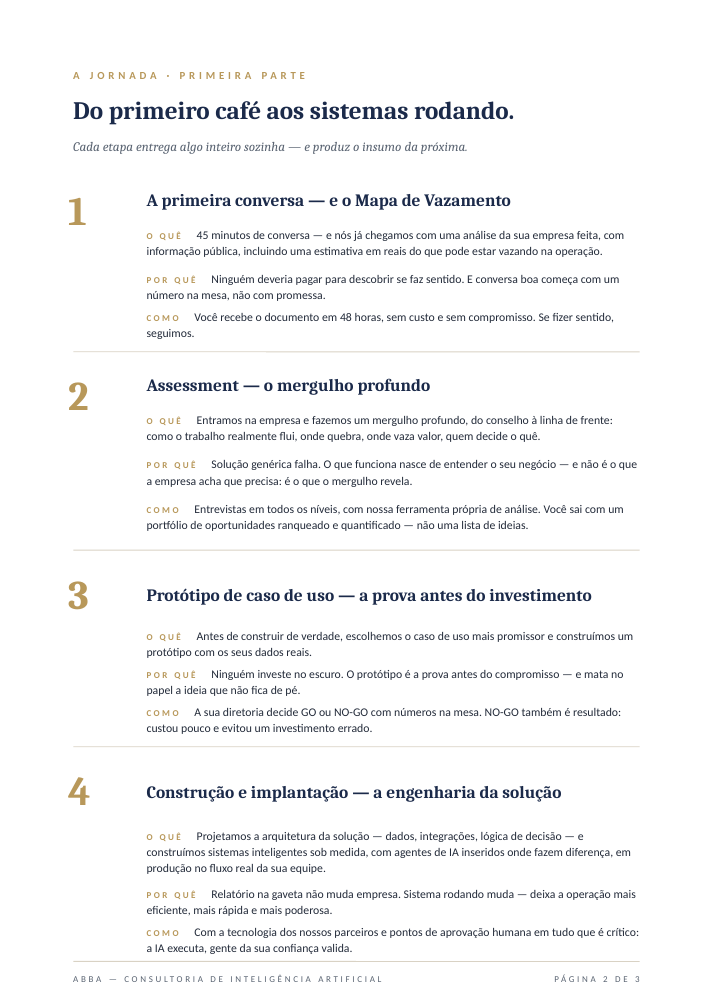
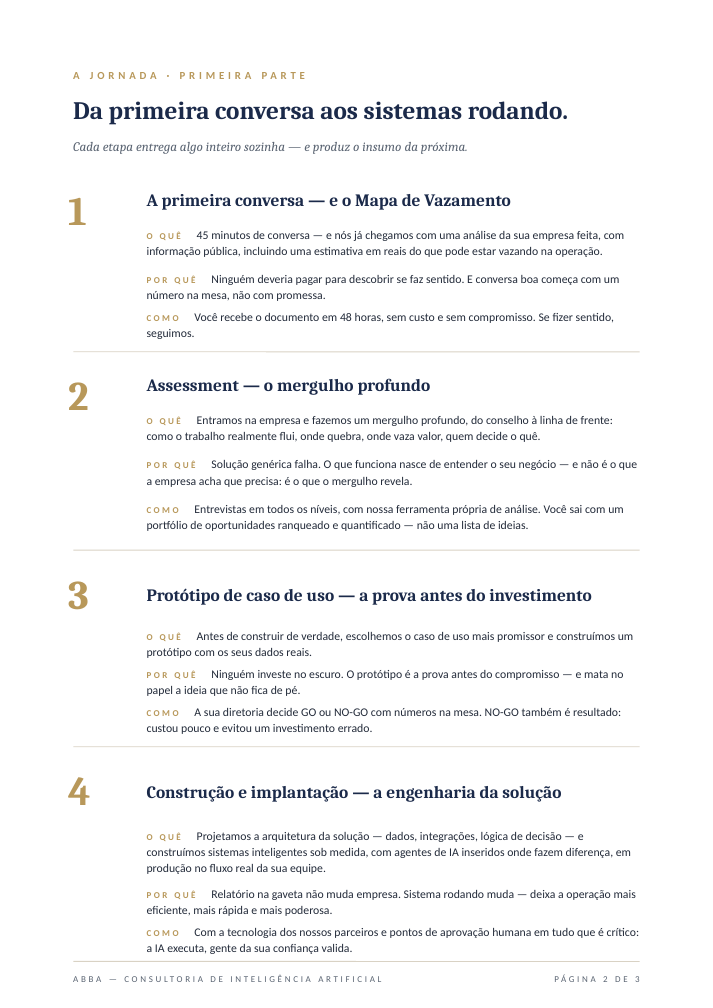
Before and after one commit to DanielMoraesCoca/abba-ops, a slide deck: slide 2 of 08-materiais/modelos/abba-apresentacao.pptx. Drawn at 713x1008 pixels with LibreOffice and Linux fonts; fonts in the diff are those of the drawing. Boxes give left, top, right and bottom in pixels: in the first picture for what was removed or moved away, otherwise in the second. Text is boxed around its words. In the diff, an @@ line names an element or a change of style, - is before the commit and + after.

```diff
--- a/08-materiais/modelos/abba-apresentacao.pptx
+++ b/08-materiais/modelos/abba-apresentacao.pptx
@@ text at bbox=[73, 101, 568, 125]: text changed @@
-Do primeiro café aos sistemas rodando.
+Da primeira conversa aos sistemas rodando.
```
Also in this commit, not shown: 1 other file.
